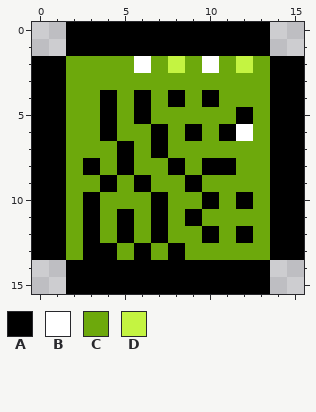
Two versions of one pixel-art sprite, Content/Items/Placeable/LooseDirtItem.png. That is the earlier state.
The file is 16x16 pixels.
Palette (. is transparent): A #000000  B #ffffff  C #6da90c  D #c4f441
Pixels before, first column x 0:
 0 ..AAAAAAAAAAAA..
 1 ..AAAAAAAAAAAA..
 2 AACCCCBCDCBCDCAA
 3 AACCCCCCCCCCCCAA
 4 AACCACACACACCCAA
 5 AACCACACCCCCACAA
 6 AACCACCACACABCAA
 7 AACCCACACCCCCCAA
 8 AACACACCACAACCAA
 9 AACCACACCACCCCAA
10 AACACCCACCACACAA
11 AACACACACACCCCAA
12 AACACACACCACACAA
13 AACAACACACCCCCAA
14 ..AAAAAAAAAAAA..
15 ..AAAAAAAAAAAA..
After the commit:
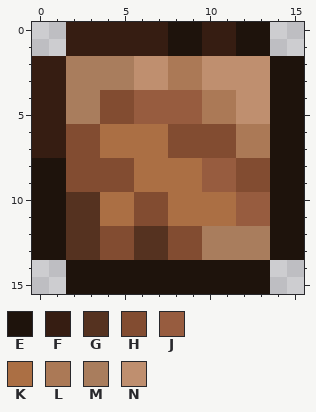
Colours new in this view: E #1e130c  F #361d12  G #553220  H #824c31  J #975c3f  K #ab6f44  L #ab7956  M #a97d5d  N #bf8f6f
The edit:
Changed rows in their new state; - is an unchanged pixel.
first column x 0:
 0 --FFFFFFEEFFEE--
 1 --FFFFFFEEFFEE--
 2 FFMMMMNNLLNNNNEE
 3 FFMMMMNNLLNNNNEE
 4 FFMMHHJJJJLLNNEE
 5 FFMMHHJJJJLLNNEE
 6 FFHHKKKKHHHHLLEE
 7 FFHHKKKKHHHHLLEE
 8 EEHHHHKKKKJJHHEE
 9 EEHHHHKKKKJJHHEE
10 EEGGKKHHKKKKJJEE
11 EEGGKKHHKKKKJJEE
12 EEGGHHGGHHMMMMEE
13 EEGGHHGGHHMMMMEE
14 --EEEEEEEEEEEE--
15 --EEEEEEEEEEEE--
